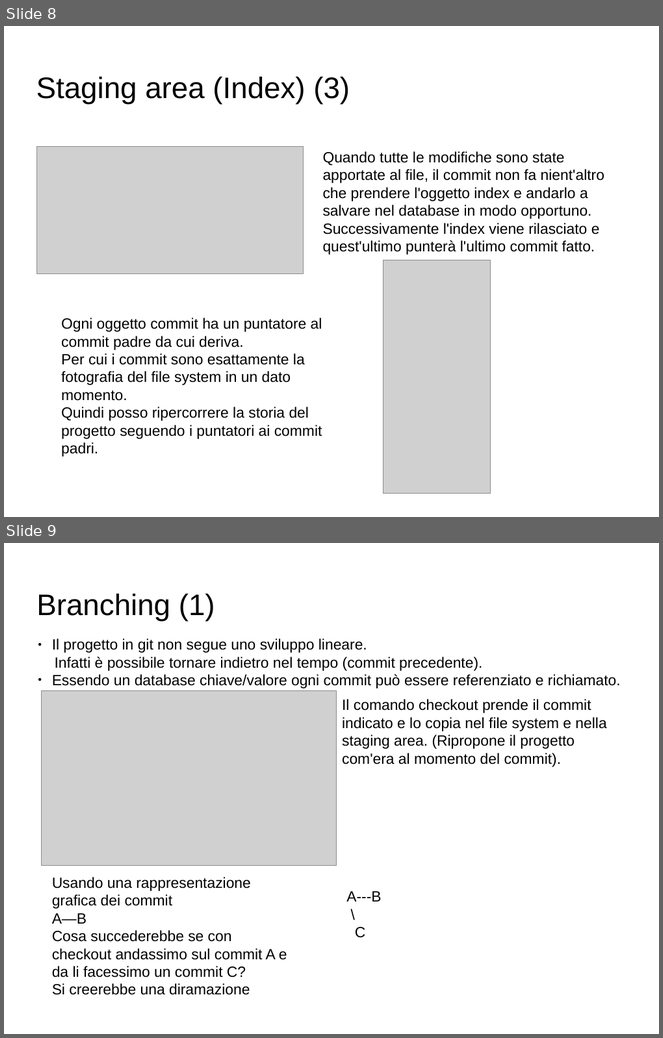
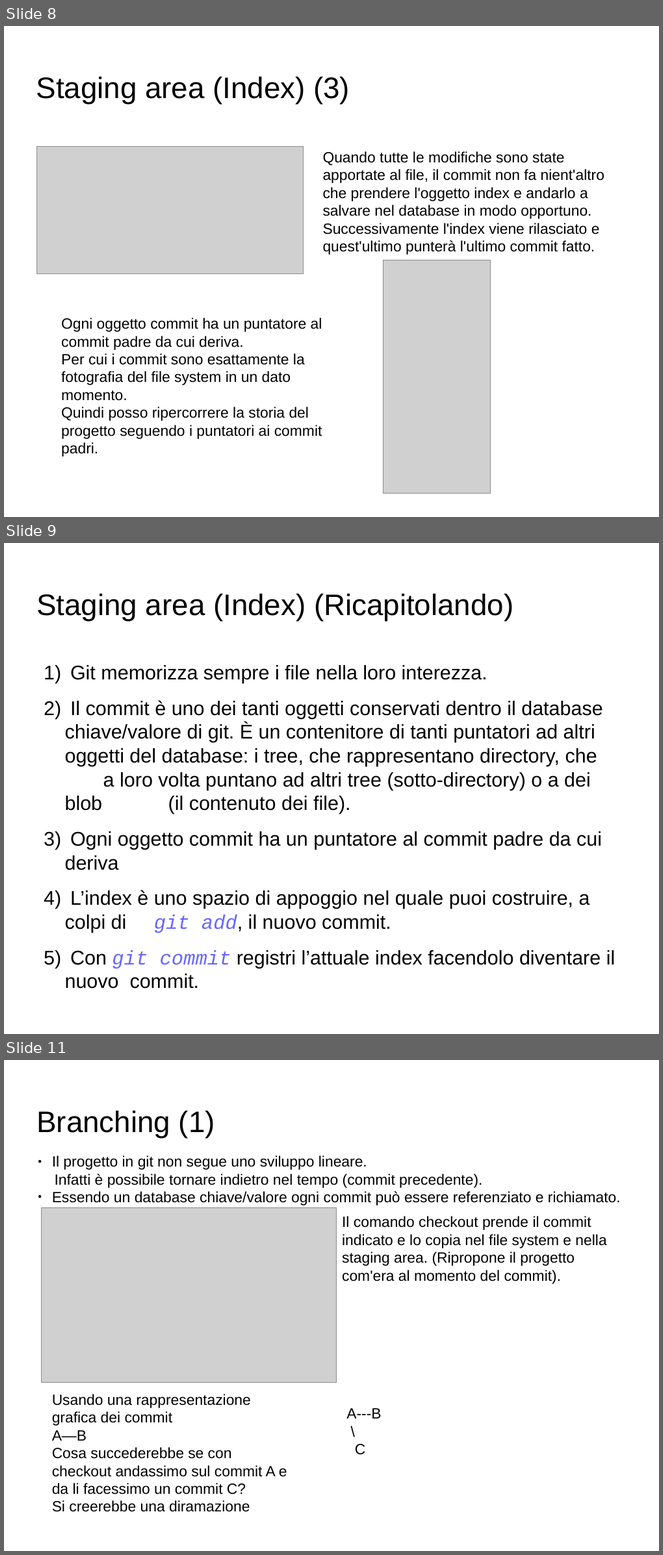
Before and after one commit to GioeleCicchini/Git-Presentation, a slide deck: presentazione git.odp. Shown one above the other, each under a label of ours: slides 8 and 9 before the commit, slides 8, 9 and 11 after it; the slides between them are not shown. The pictures are 663x1038 and 663x1555 pixels, drawn with LibreOffice and Linux fonts; fonts in the diff are those of the drawing; grey boxes stand for pictures; background and template pictures are left out. Boxes give left, top, right and bottom in pixels: in the first picture for what was removed or moved away, otherwise in the second. Text is boxed around its words. In the diff, an @@ line names an element or a change of style, - is before the commit and + after.

```diff
--- a/presentazione git.odp
+++ b/presentazione git.odp
@@ slide 9 added at (4,543,659,1034), background picture (left out) @@
@@ title added at (36,594,514,622), 36 pt, text #000000 @@
+Staging area (Index) (Ricapitolando)
@@ text added at (65,665,616,989), 24.1 pt, text #000000 @@
+1) Git memorizza sempre i file nella loro interezza.
+2) Il commit è uno dei tanti oggetti conservati dentro il database chiave/valore di git. È un contenitore di tanti puntatori ad altri oggetti del database: i tree, che rappresentano directory, che a loro volta puntano ad altri tree (sotto-directory) o a dei blob (il contenuto dei file).
+3) Ogni oggetto commit ha un puntatore al commit padre da cui deriva
+4) L’index è uno spazio di appoggio nel quale puoi costruire, a colpi di git add, il nuovo commit.
+5) Con git commit registri l’attuale index facendolo diventare il nuovo commit.
@@ what was slide 9 is now slide 11 @@
```
Also in this commit, not shown: 2 slides changed, 1 other slide added, 2 other files.
